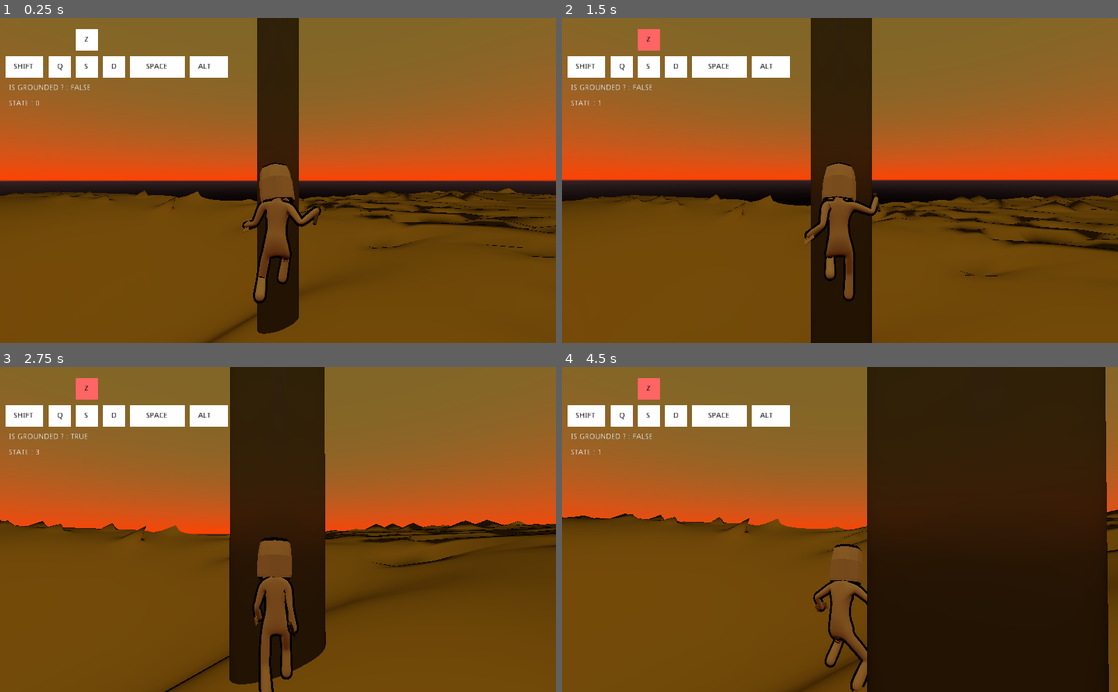
Above: before the commit, frames 1-4 (two rows, left to right).
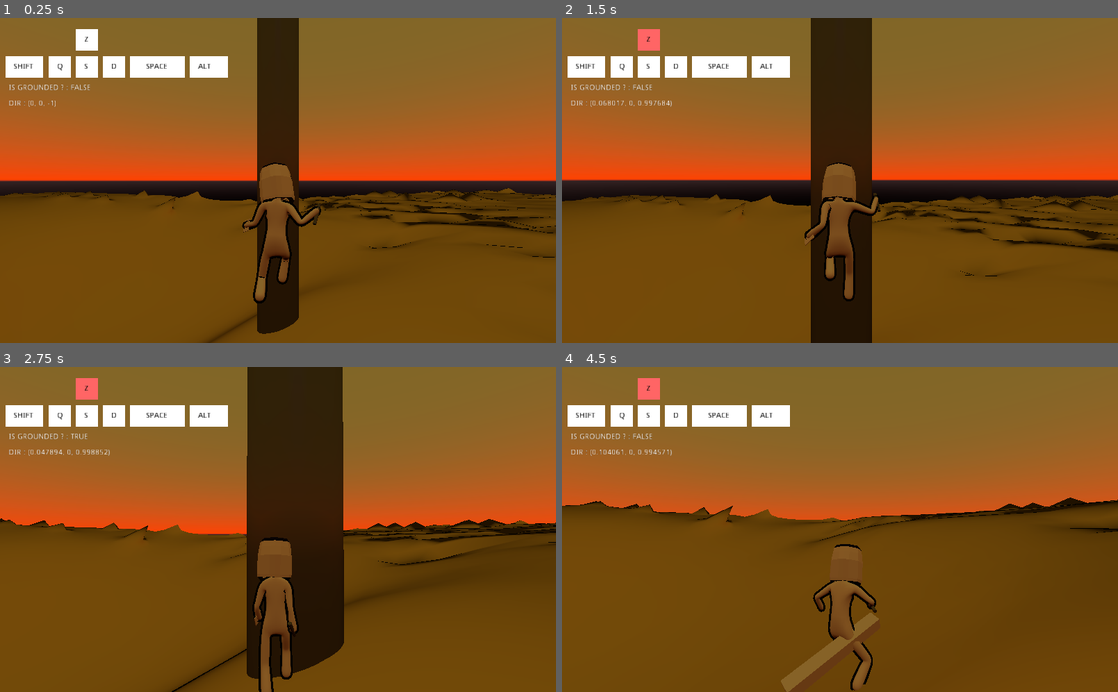
Above: after the commit, the same moments.

Repository: LeoGarcia2/godot_test
Game: Godot game, scene res://scene1.tscn
Two runs of this game, one before a commit and one after it. Both use one fixed random seed, a clock stepped at 60 frames per second and the inputs below.
Inputs (mouse positions are in pixels of both pictures, inside the frame that each line leads up to):
- Up to frame 1 (0.25 s): no input
- Up to frame 2 (1.5 s): tap Enter at 0.5 s; move the mouse to (867, 180) at 0.52 s; hold Middle mouse button (grapple) 0.53-1.28 s; hold Z (forward) from 0.53 s (still down); tap Space (jump) at 0.77 s; tap Alt (slide) at 0.8, 1.35 s; move the mouse to (812, 180) at 1.27 s
- Up to frame 3 (2.75 s): keep holding Z (forward); tap Space (jump) at 1.52 s; tap Middle mouse button (grapple) at 1.55 s; move the mouse to (289, 523) at 2.02 s; hold Right mouse button (aim) from 2.03 s (still down); tap Alt (slide) at 2.3 s
- Up to frame 4 (4.5 s): keep holding Z (forward); move the mouse to (834, 536) at 2.77 s; release Right mouse button (aim) at 2.78 s; tap Middle mouse button (grapple) at 2.85 s; tap Space (jump) at 3.02, 3.77 s; move the mouse to (878, 532) at 3.52 s; press the mouse at (878, 532) at 3.53 s; tap Alt (slide) at 3.8 s; move the mouse to (795, 526) at 4.27 s; release the mouse at (795, 526) at 4.28 s; tap Ctrl (sabre) at 4.35 s

The runs differ from the first frame. In frame 1, less than 0.1% of the frame differs, in the area x 1-10%, y 25-28%; in frame 2, 0.1%; in frame 3, 7.3%; in frame 4, 46%, in the area x 0-100%, y 0-100%.

Commit message:
player fixed

Diff:
--- a/player/Player.gd
+++ b/player/Player.gd
@@ -19,6 +19,7 @@
 var movement_speed = 0
 var walk_speed = 4
 var run_speed = 7
+var grapple_speed = 15
 var jump_magnitude = 12
 
 var acceleration = 6
@@ -49,14 +50,16 @@
 
 	if event is InputEventKey:
 	# AFFICHAGE DES INPUTS
+
 		if event.as_text() == "Z" || event.as_text() == "S" || event.as_text() == "Q" || event.as_text() == "D" || event.as_text() == "Space" || event.as_text() == "Shift" || event.as_text() == "Alt":
 			if event.pressed:
 				get_node("Status/" + event.as_text()).color = Color("ff6666")
 			else:
 				get_node("Status/" + event.as_text()).color = Color("ffffff")
+
 	# FIN DE L'AFFICHAGE DES INPUTS
 
-		if state != SLIDING:
+		if !$Mesh/t_pose/AnimationTree.get("parameters/slide/active"):
 			if event.is_action_pressed("slide") && state == RUNNING:
 				if $slide_window.is_stopped():
 					$slide_window.start()
@@ -74,33 +77,34 @@
 	$is_grappling.text = "Target : " + str(grapple_hook)
 	# FIN DE L'AFFICHAGE DU DEBUG
 
+	# INITIALISATION DU STATE
+	# STANDING STATE
 	if $slide_duration.is_stopped():
-	# INITIALISATION DU STATE
 		state = STANDING
-	else:
 	# SLIDING STATE
+	else:
 		state = SLIDING
 
+	# AIMING STATE
 	if Input.is_action_pressed("aim"):
 		if state != SLIDING && $touch_floor.is_colliding():
-	# AIMING STATE
 			state = AIMING
 
+	# WALKING STATE
 	if Input.is_action_pressed("forward") || Input.is_action_pressed("backward") || Input.is_action_pressed("right") || Input.is_action_pressed("left"):
 		if state != SLIDING && state != AIMING:
-	# WALKING STATE
 			state = WALKING
 
+	# RUNNING STATE
 	if Input.is_action_pressed("sprint") && state == WALKING:
-	# RUNNING STATE
 		state = RUNNING
 
+	# GRAPPLING STATE
 	if grapple_hook != null:
-	# GRAPPLING STATE
 		state = GRAPPLING
 
 	#BEGIN
-
+	movement_speed = walk_speed
 	var h_rot = $Camroot/h.global_transform.basis.get_euler().y
 
 	if !$Mesh/t_pose/AnimationTree.get("parameters/hit/active"):
@@ -113,11 +117,7 @@
 			vertical_velocity = -jump_magnitude
 
 	#STATE CHECK
-	if state == STANDING:
-		movement_speed = 0
-		$Mesh/t_pose/AnimationTree.set("parameters/iwr_blend/blend_amount", lerp($Mesh/t_pose/AnimationTree.get("parameters/iwr_blend/blend_amount"), -1, delta * acceleration))
-		strafe_dir = Vector3.ZERO
-	else:
+	if state == SLIDING || state == WALKING || state == RUNNING:
 		direction = Vector3(
 			Input.get_action_strength("left") - Input.get_action_strength("right"),
 			0,
@@ -126,6 +126,10 @@
 		strafe_dir = direction
 		direction = direction.rotated(Vector3.UP, h_rot).normalized()
 
+
+	if state == RUNNING || state == SLIDING:
+		movement_speed = run_speed
+
 	if state == SLIDING:
 		acceleration = 6
 		$Camroot/h/v.translation = Vector3(0, lerp($Camroot/h/v.translation.y, 0.4, slide_cam_speed * delta), 0)
@@ -137,22 +141,27 @@
 		$CollisionShape.shape.height = 1.4
 		$CollisionShape.translation = Vector3(0, 1.1, 0)
 
+	if state == STANDING:
+		movement_speed = 0
+		$Mesh/t_pose/AnimationTree.set("parameters/iwr_blend/blend_amount", lerp($Mesh/t_pose/AnimationTree.get("parameters/iwr_blend/blend_amount"), -1, delta * acceleration))
+		strafe_dir = Vector3.ZERO
+
 	if state == AIMING:
 		$Mesh/t_pose/AnimationTree.set("parameters/aim_transition/current", 0)
-		direction = $Camroot/h.global_transform.basis.z
+
+		if movement_speed == 0:
+			direction = $Camroot/h.global_transform.basis.z
 	else:
 		$Mesh/t_pose/AnimationTree.set("parameters/aim_transition/current", 1)
 
 	if state == WALKING:
-		movement_speed = walk_speed
 		$Mesh/t_pose/AnimationTree.set("parameters/iwr_blend/blend_amount", lerp($Mesh/t_pose/AnimationTree.get("parameters/iwr_blend/blend_amount"), 0, delta * acceleration))
 
 	if state == RUNNING:
-		movement_speed = run_speed
 		$Mesh/t_pose/AnimationTree.set("parameters/iwr_blend/blend_amount", lerp($Mesh/t_pose/AnimationTree.get("parameters/iwr_blend/blend_amount"), 1, delta * acceleration))
 
 	if state == GRAPPLING:
-		movement_speed = 15
+		movement_speed = grapple_speed
 		direction = grapple_hook - translation
 		direction = direction.normalized()
 		var grapple_base = $Mesh/t_pose/Armature/Skeleton/grapple.translation
@@ -162,6 +171,7 @@
 		$Mesh/t_pose/Armature/Skeleton/grapple/Spatial/MeshInstance.translation = Vector3(0, 0, distance/2)
 	# END STATE CHECK
 
+	# ALWAYS
 	velocity = lerp(velocity, direction * movement_speed, delta * acceleration)
 
 	var iw_blend = (velocity.length() - walk_speed) / walk_speed
@@ -194,4 +204,4 @@
 	$Mesh/t_pose/AnimationTree.set("parameters/strafing/blend_position", Vector2(-strafe.x, strafe.z))
 
 	aim_turn = 0
-	$is_grappling.text = "STATE : " + str(state)
+	$is_grappling.text = "DIR : " + str(direction)
